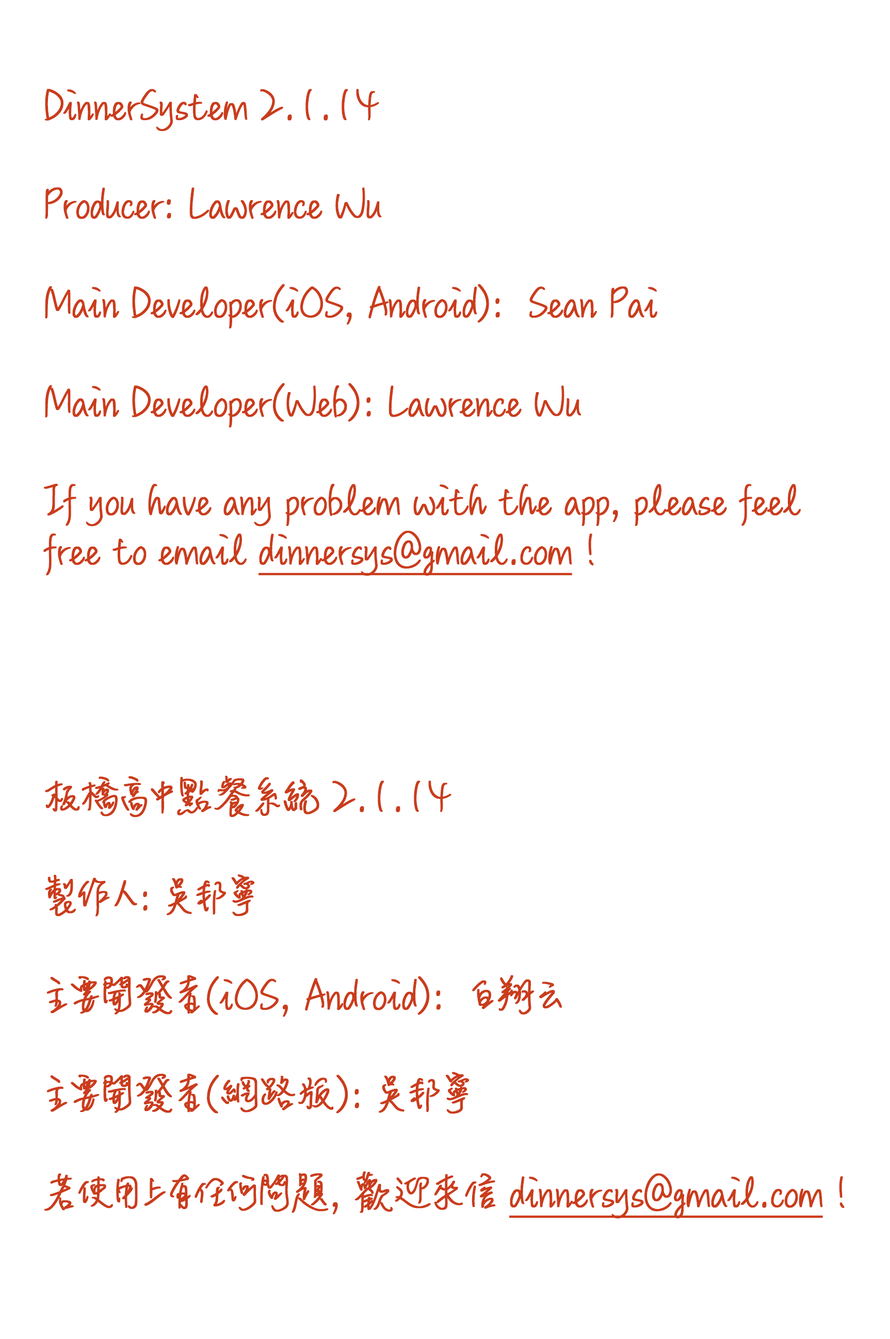
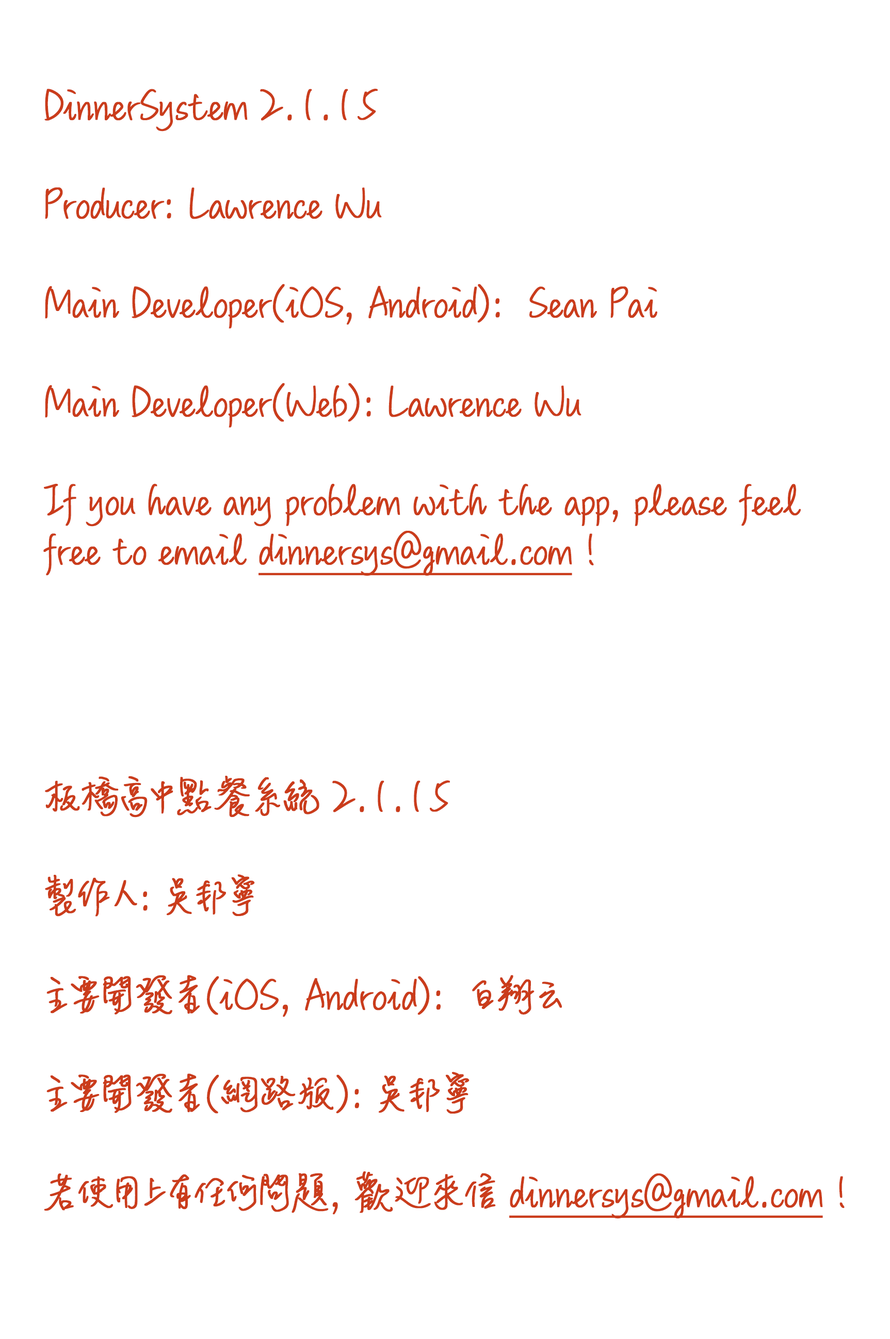
Comparing the layer stacks of the two 890x1339 images. Changes:
renamed "DinnerSystem 2.1.14 Producer: Lawrence Wu Main Developer(iOS," to "DinnerSystem 2.1.15 Producer: Lawrence Wu Main Developer(iOS,", painted on it over box(355, 88, 452, 813)
